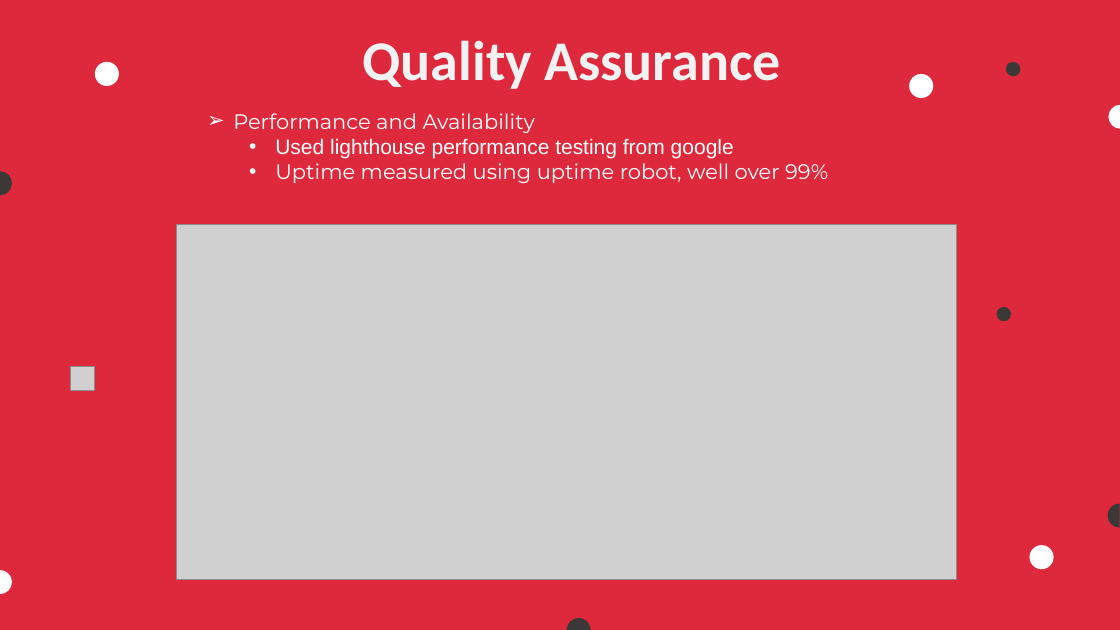
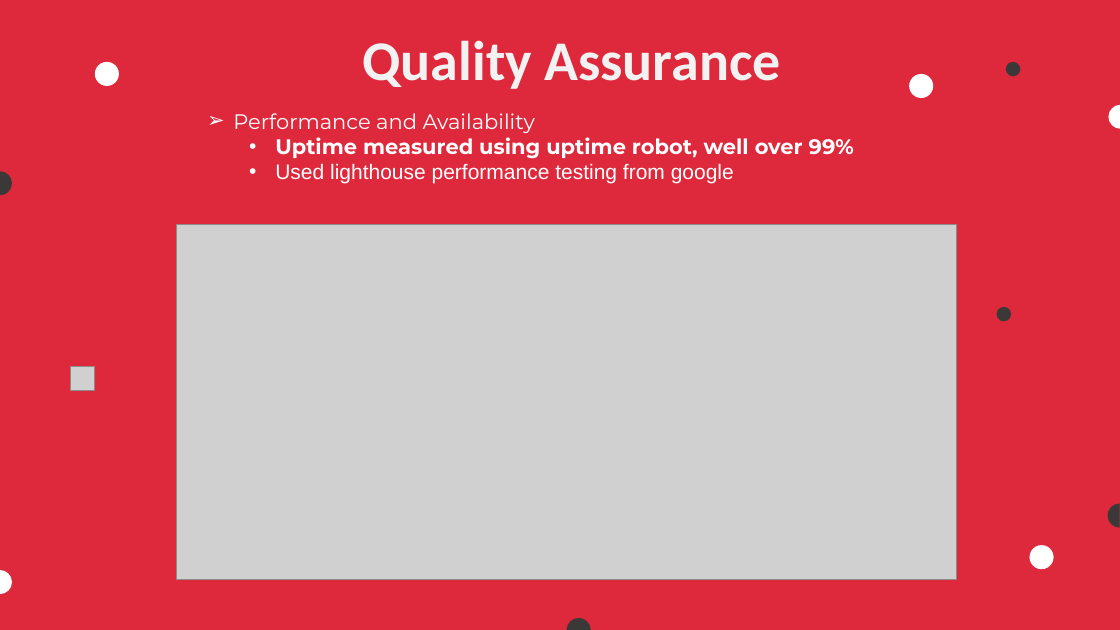
Before and after one commit to COS301-SE-2023/Pronto, a slide deck: slide 6 of Documentation/Demo 4 documents/Demo 4 Slideshow.pptx (slide 7 before the commit). Drawn at 1120x630 pixels with LibreOffice and Linux fonts; fonts in the diff are those of the drawing; grey boxes stand for pictures; background and template pictures are left out. Boxes give left, top, right and bottom in pixels: in the first picture for what was removed or moved away, otherwise in the second. Text is boxed around its words. In the diff, an @@ line names an element or a change of style, - is before the commit and + after.

```diff
--- a/Documentation/Demo 4 documents/Demo 4 Slideshow.pptx
+++ b/Documentation/Demo 4 documents/Demo 4 Slideshow.pptx
@@ text at bbox=[275, 137, 854, 159]: paragraph added @@
+  • Uptime measured using uptime robot, well over 99%
@@ text at bbox=[275, 158, 828, 183]: paragraph removed @@
-  • Uptime measured using uptime robot, well over 99%
```
Also in this commit, not shown: 5 other slides changed, 2 slides removed.
